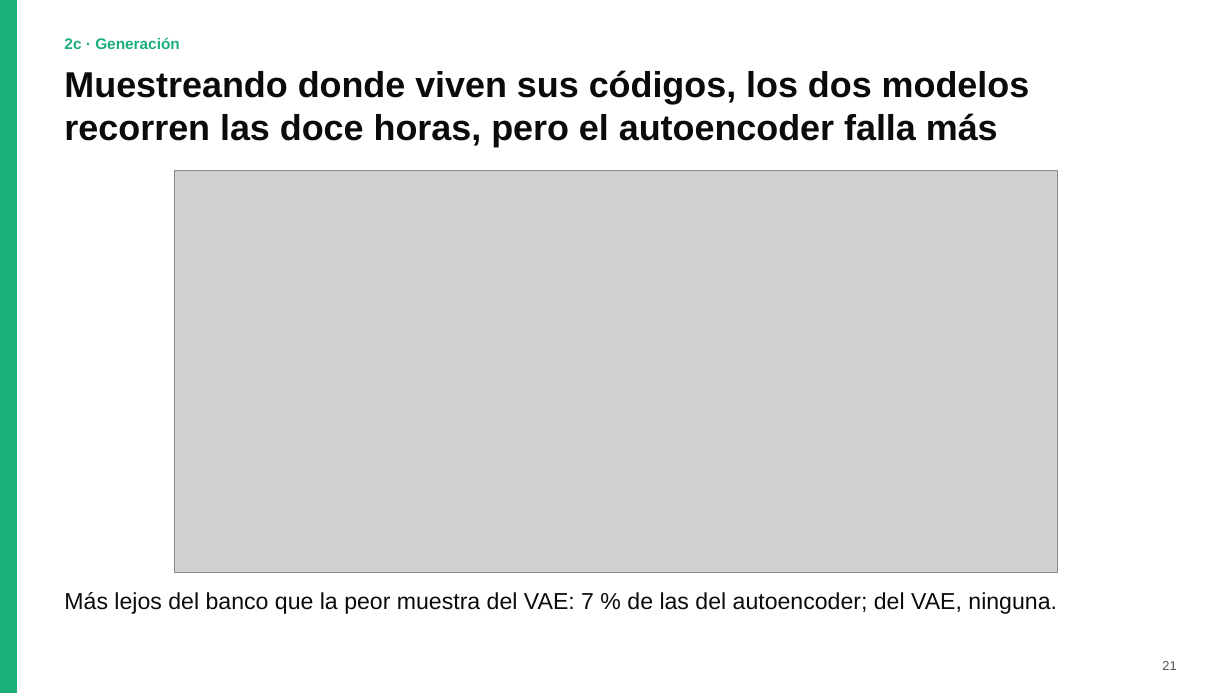
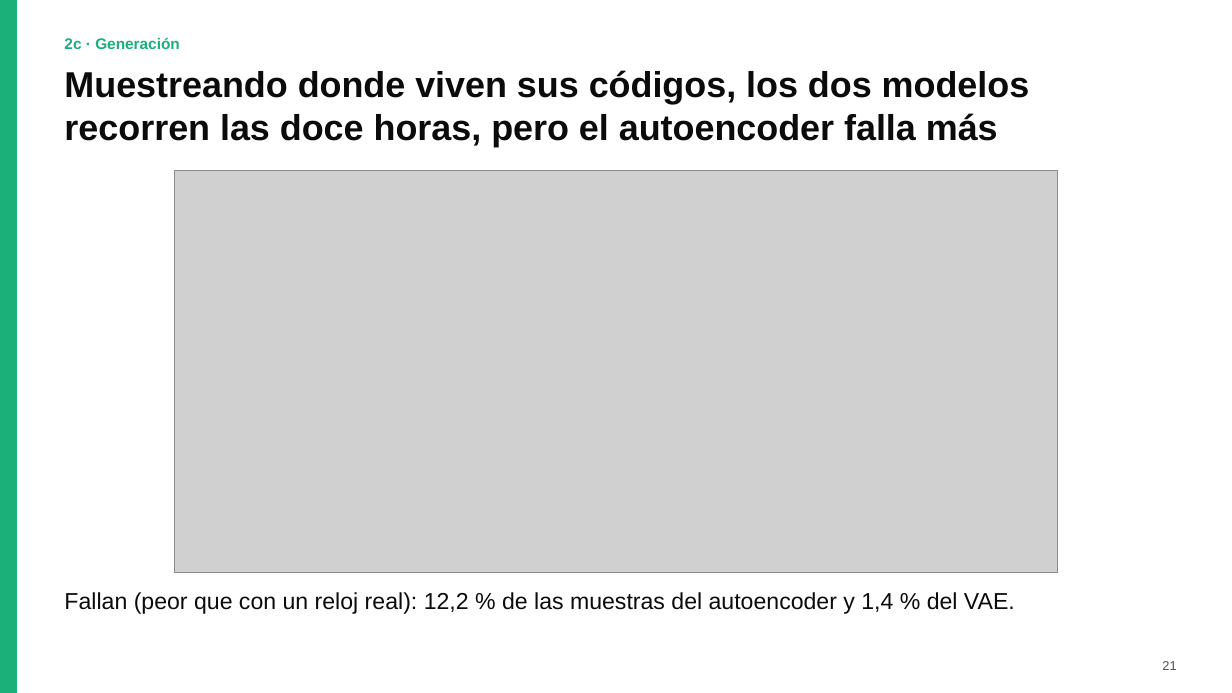
Before and after one commit to AgusBrunero/SIA-Grupo-8, a slide deck: slide 21 of TP5/docs/presentacion/TP5_Grupo8.pptx. Drawn at 1232x693 pixels with LibreOffice and Linux fonts; fonts in the diff are those of the drawing; grey boxes stand for pictures. Boxes give left, top, right and bottom in pixels: in the first picture for what was removed or moved away, otherwise in the second. Text is boxed around its words. In the diff, an @@ line names an element or a change of style, - is before the commit and + after.

```diff
--- a/TP5/docs/presentacion/TP5_Grupo8.pptx
+++ b/TP5/docs/presentacion/TP5_Grupo8.pptx
@@ text at <box>64,592,1015,614</box>: text changed @@
-Más lejos del banco que la peor muestra del VAE: 7 % de las del autoencoder; del VAE, ninguna.
+Fallan (peor que con un reloj real): 12,2 % de las muestras del autoencoder y 1,4 % del VAE.
```
Also in this commit, not shown: 2 other slides changed, 17 other files.
